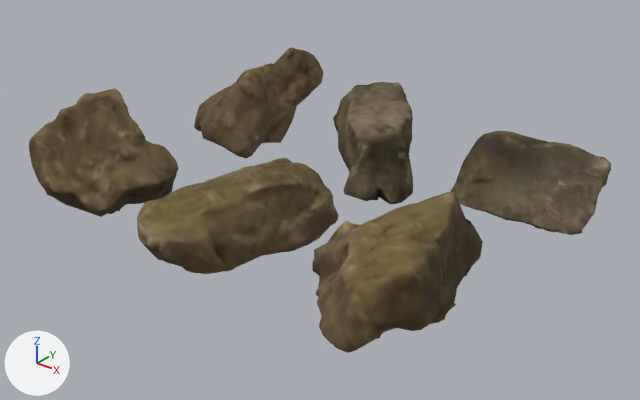
What one commit did to the glTF model prueba/assets/models/rock_moss_set_01_lod1.glb.
Both versions are drawn from a 50 mm camera at (8.01, -9.48, 5.6) aimed at (0.3, 0.15, -0.37). Arrows for +X, +Y and +Z are at lower left; the lights stay in place. The first picture is the older version. Where no turn or scale is listed for an object, it has been applied to the vertices. Vertices at exactly the same position are counted once.

The older version as bpy lines, for what is in view:
```python
ob_rock_moss_set_01_rock01 = bpy.data.objects.new('rock_moss_set_01_rock01', me_modelshape_005)
ob_rock_moss_set_01_rock01.location = (-2.8, 2.14, 0.09)
ob_rock_moss_set_01_rock02 = bpy.data.objects.new('rock_moss_set_01_rock02', me_modelshape_002)
ob_rock_moss_set_01_rock02.location = (0.06, 2.14, 0.16)
ob_rock_moss_set_01_rock03 = bpy.data.objects.new('rock_moss_set_01_rock03', me_modelshape)
ob_rock_moss_set_01_rock03.location = (3.04, 2.11, 0.14)
ob_rock_moss_set_01_rock04 = bpy.data.objects.new('rock_moss_set_01_rock04', me_medium_001)
ob_rock_moss_set_01_rock04.location = (-2.59, -1.67, 0.23)
ob_rock_moss_set_01_rock05 = bpy.data.objects.new('rock_moss_set_01_rock05', me_modelshape_003)
ob_rock_moss_set_01_rock05.location = (0.2, -1.63, 0.03)
ob_rock_moss_set_01_rock06 = bpy.data.objects.new('rock_moss_set_01_rock06', me_mesh1_geometry_003)
ob_rock_moss_set_01_rock06.location = (2.66, -1.48, 0.1)
```
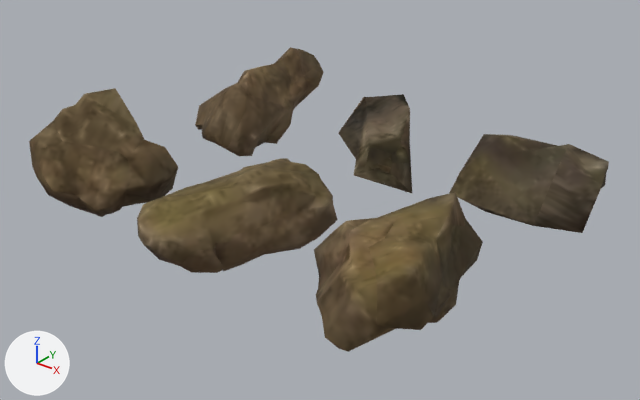
Where the newer file only moved an object's origin or applied its transform, the numbers keep the older frame.

Pixel boxes [x1, y1, x2, y2] of what changed, in the pictures (640 x 400 px):
'rock_moss_set_01_rock06', reshaped: before [312, 192, 483, 353]; after [314, 192, 483, 352]
'rock_moss_set_01_rock05', reshaped: before [137, 158, 338, 274]; after [137, 158, 337, 273]
'rock_moss_set_01_rock03', reshaped: before [450, 130, 611, 235]; after [449, 134, 609, 233]
'rock_moss_set_01_rock02', reshaped (9% narrower, 19% shorter): before [333, 82, 413, 205]; after [339, 94, 412, 193]
'rock_moss_set_01_rock01', reshaped: before [194, 47, 324, 158]; after [195, 47, 324, 156]
part 1 of me_modelshape_005, cut back: before [194, 48, 324, 158]; after [195, 64, 305, 144]
part 2 of me_modelshape_002, cut back: before [333, 82, 413, 205]; after [398, 141, 410, 163]
part 3 of me_modelshape, cut back: before [450, 130, 611, 235]; after [459, 137, 609, 233]
part 4 of me_medium_001, cut back: before [29, 88, 178, 217]; after [30, 111, 178, 214]
part 5 of me_modelshape_003, cut back: before [138, 158, 338, 274]; after [140, 158, 337, 273]
part 6 of me_mesh1_geometry_003, reshaped: before [312, 192, 483, 353]; after [314, 221, 482, 352]

The change, as a list of edits to the scene's bpy script:
```text
Change me_modelshape_005:
    used by ob_rock_moss_set_01_rock01; location = (-2.8, 2.14, 0.09)
    remove me_modelshape_005.from_pydata(...)  # 629 vertices, 1253 faces; spans x -1.12..1.12, y -1.68..1.68, z -0.73..0.73
    add me_modelshape_005.from_pydata(...)  # 106 vertices, 208 faces; spans x -1.1..1.05, y -1.68..1.68, z -0.73..0.73
    me_modelshape_005 part 1: 540 vertices removed from x -1.12..1.12, y -1.68..1.68, z -0.73..0.7; 17 vertices added at x -1.08..0.7, y -1.46..1.43, z -0.71..0.58
Change me_modelshape_002:
    used by ob_rock_moss_set_01_rock02; location = (0.06, 2.14, 0.16)
    remove me_modelshape_002.from_pydata(...)  # 605 vertices, 1229 faces; spans x -1.32..1.32, y -1.63..1.63, z -0.63..0.63
    add me_modelshape_002.from_pydata(...)  # 101 vertices, 221 faces; spans x -0.75..1.32, y -1.48..1.14, z -0.57..0.42
    me_modelshape_002 part 2: 509 vertices removed from x -1.32..1.32, y -1.63..1.63, z -0.63..0.63; 5 vertices added at x 0.08..0.91, y -0.73..0.64, z -0.09..0.22
Change me_modelshape:
    used by ob_rock_moss_set_01_rock03; location = (3.04, 2.11, 0.14)
    remove me_modelshape.from_pydata(...)  # 285 vertices, 569 faces; spans x -1.05..1.05, y -1.04..1.04, z -0.55..0.55
    add me_modelshape.from_pydata(...)  # 47 vertices, 93 faces; spans x -1.04..1.01, y -0.97..1.0, z -0.55..0.53
    me_modelshape part 3: 242 vertices removed from x -1.05..1.05, y -1.04..1.04, z -0.55..0.55; 4 vertices added at x -0.3..1.01, y -0.34..0.88, z -0.44..0.39
Change me_medium_001:
    used by ob_rock_moss_set_01_rock04; location = (-2.59, -1.67, 0.23)
    remove me_medium_001.from_pydata(...)  # 605 vertices, 1206 faces; spans x -1.06..1.06, y -0.98..0.98, z -0.88..0.88
    add me_medium_001.from_pydata(...)  # 102 vertices, 200 faces; spans x -1.06..1.05, y -0.98..0.98, z -0.88..0.88
    me_medium_001 part 4: 517 vertices removed from x -1.04..1.06, y -0.98..0.98, z -0.88..0.88; 14 vertices added at x -0.98..1.05, y -0.65..0.79, z -0.82..0.46
Change me_modelshape_003:
    used by ob_rock_moss_set_01_rock05; location = (0.2, -1.63, 0.03)
    remove me_modelshape_003.from_pydata(...)  # 945 vertices, 1886 faces; spans x -0.91..0.91, y -1.5..1.5, z -0.6..0.6
    add me_modelshape_003.from_pydata(...)  # 159 vertices, 314 faces; spans x -0.91..0.9, y -1.5..1.49, z -0.6..0.6
    me_modelshape_003 part 5: 825 vertices removed from x -0.9..0.91, y -1.49..1.5, z -0.6..0.6; 39 vertices added at x -0.81..0.84, y -1.19..1.49, z -0.56..0.52
Change me_mesh1_geometry_003:
    used by ob_rock_moss_set_01_rock06; location = (2.66, -1.48, 0.1)
    remove me_mesh1_geometry_003.from_pydata(...)  # 514 vertices, 1024 faces; spans x -1.06..1.06, y -1.38..1.38, z -0.63..0.63
    add me_mesh1_geometry_003.from_pydata(...)  # 87 vertices, 170 faces; spans x -1.06..1.06, y -1.36..1.37, z -0.62..0.63
    me_mesh1_geometry_003 part 6: 445 vertices removed from x -1.05..1.04, y -1.38..1.38, z -0.63..0.62; 18 vertices added at x -0.87..0.96, y -1.26..1.27, z -0.62..0.44
```
